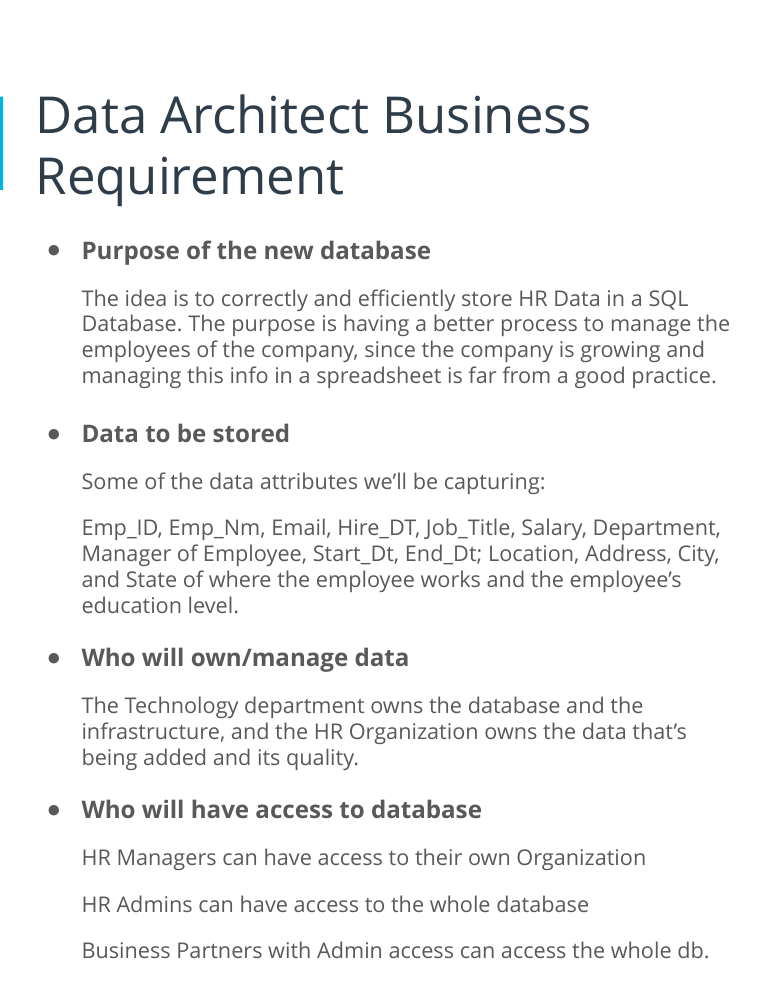
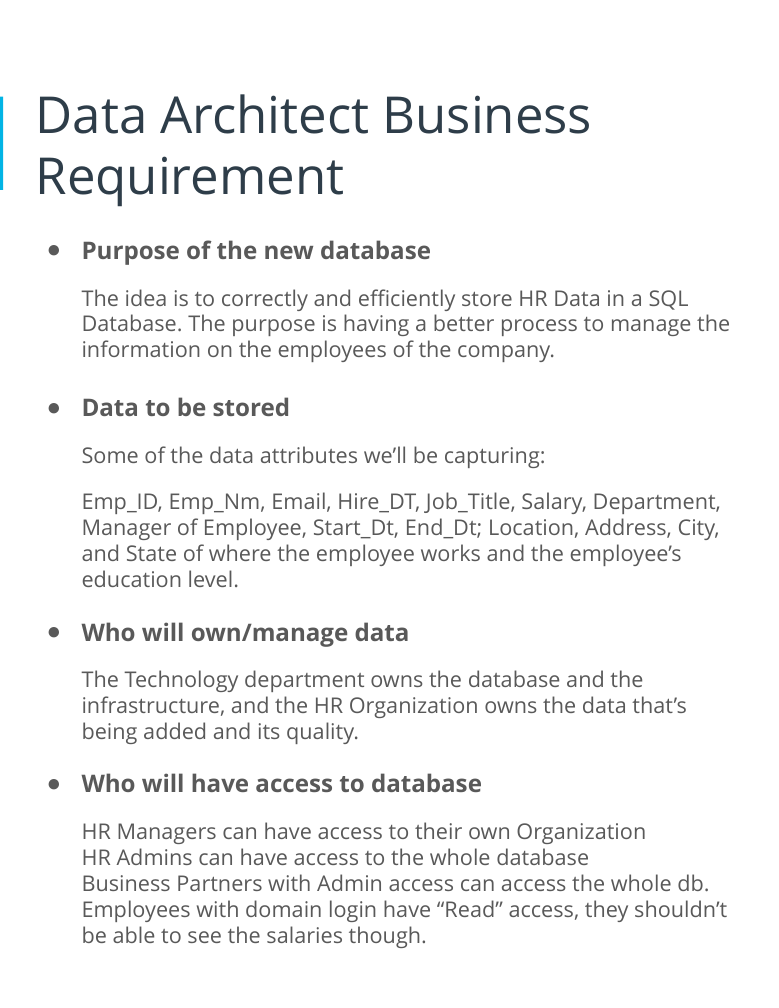
Before and after one commit to mattssll/udacity_data_architect, a slide deck: slide 5 of 1.Design_HR_DB_Pgresql/Mateus_Presentation_HRSystem.pptx. Drawn at 779x1008 pixels with LibreOffice and Linux fonts; fonts in the diff are those of the drawing. Boxes give left, top, right and bottom in pixels: in the first picture for what was removed or moved away, otherwise in the second. Text is boxed around its words. In the diff, an @@ line names an element or a change of style, - is before the commit and + after.

```diff
--- a/1.Design_HR_DB_Pgresql/Mateus_Presentation_HRSystem.pptx
+++ b/1.Design_HR_DB_Pgresql/Mateus_Presentation_HRSystem.pptx
@@ text at [82,289,730,362]: text changed @@
-The idea is to correctly and efficiently store HR Data in a SQL Database. The purpose is having a better process to manage the employees of the company, since the company is growing and managing this info in a spreadsheet is far from a good practice.
+The idea is to correctly and efficiently store HR Data in a SQL Database. The purpose is having a better process to manage the information on the employees of the company.
@@ text at [82,822,727,948]: text changed @@
-HR Managers can have access to their own Organization
-HR Admins can have access to the whole database
-Business Partners with Admin access can access the whole db.
+HR Managers can have access to their own Organization
+HR Admins can have access to the whole database
+Business Partners with Admin access can access the whole db.
+Employees with domain login have “Read” access, they shouldn’t be able to see the salaries though.
```
Also in this commit, not shown: 6 other slides changed, 2 other files.
